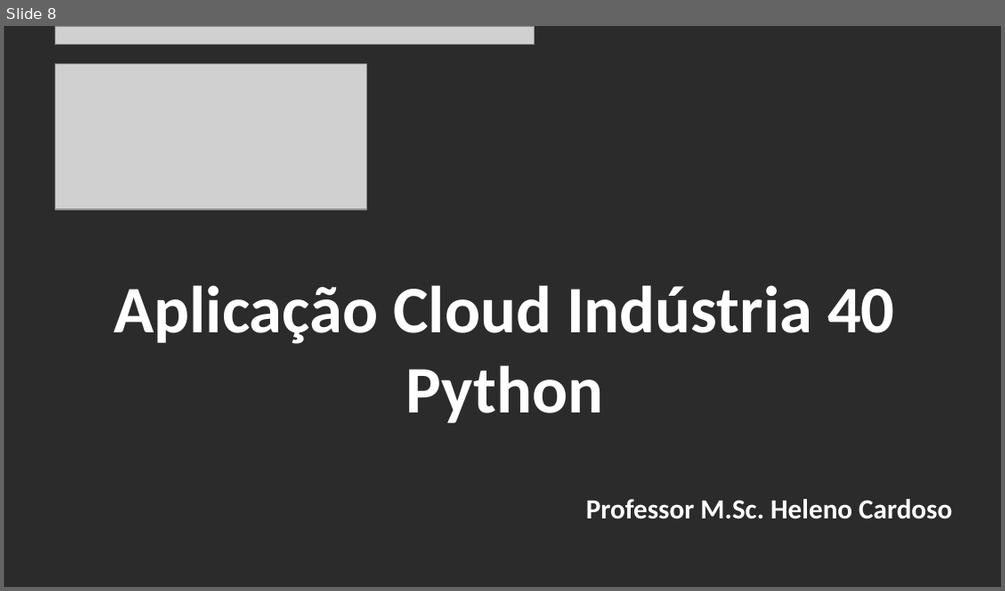
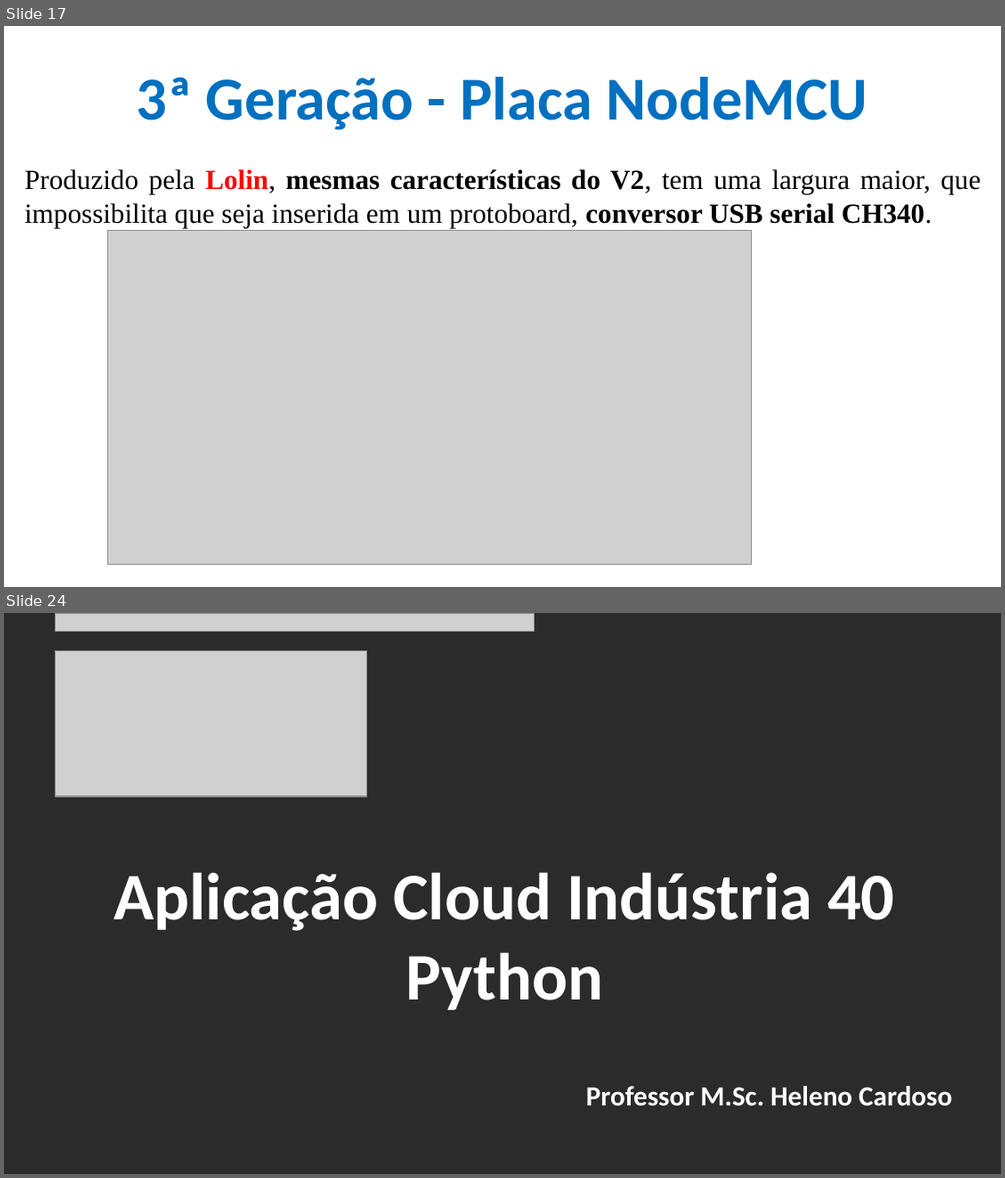
Before and after one commit to CloudEducationBrazil/WydenArea1AplicacaoCloudIndustria40Python, a slide deck: 01 Classes/Aula 05 - Aplicação Cloud Indústria 40 Python IoT Plataforma Nodemcu.pptx. Shown one above the other, each under a label of ours: slide 8 before the commit, slides 17 and 24 after it; the slides between them are not shown. The pictures are 1005x591 and 1005x1178 pixels, drawn with LibreOffice and Linux fonts; fonts in the diff are those of the drawing; grey boxes stand for pictures; background and template pictures are left out; a plain dark background stands for a picture behind light text. Boxes give left, top, right and bottom in pixels: in the first picture for what was removed or moved away, otherwise in the second. Text is boxed around its words. In the diff, an @@ line names an element or a change of style, - is before the commit and + after.

```diff
--- a/01 Classes/Aula 05 - Aplicação Cloud Indústria 40 Python IoT Plataforma Nodemcu.pptx
+++ b/01 Classes/Aula 05 - Aplicação Cloud Indústria 40 Python IoT Plataforma Nodemcu.pptx
@@ slide 17 added at bbox=[4, 26, 1001, 587], background picture (left out) @@
@@ title added at bbox=[136, 77, 868, 130], 44 pt, text #0070C0, bold @@
+3ª Geração - Placa NodeMCU
@@ text added at bbox=[24, 169, 980, 227], 20 pt, text #000000 @@
+Produzido pela Lolin, mesmas características do V2, tem uma largura maior, que impossibilita que seja inserida em um protoboard, conversor USB serial CH340.
@@ picture added at bbox=[107, 231, 751, 564] @@
@@ what was slide 8 is now slide 24 @@
```
Also in this commit, not shown: 6 slides changed, 15 other slides added.
